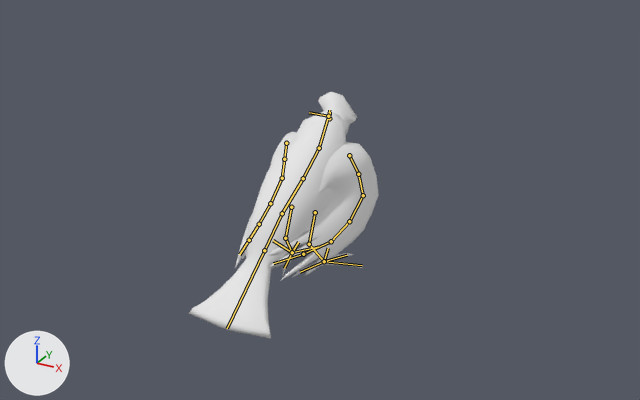
What one commit did to the Blender file Assets/Enemies/Models/Source/vulture.blend.
Camera for both pictures: a 50 mm lens placed at (2.86, -4.82, 3.18), pointed at (0.22, -0.03, 0.79). The axes (+X, +Y, +Z) are drawn at lower left. The lights are the same throughout. Both versions are drawn at frame 0 of the action 'Default'; the numbers are the values there. The bones that bend it are drawn over the model as lines.

In view in the first picture: 'raven_mesh'.
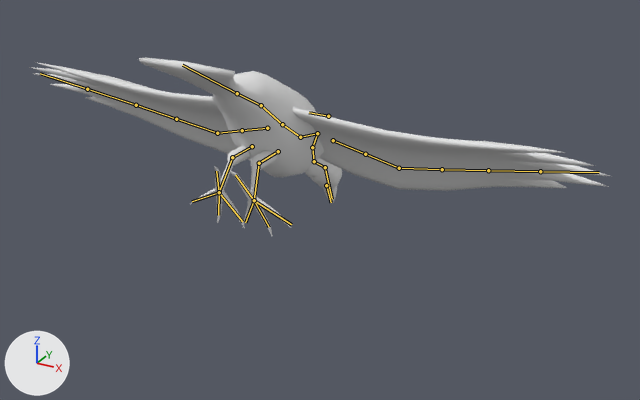
What changed in the scene script:
```text
Change bone_bone:
    where bone_bone = bpy.data.objects['raven_armature'].pose.bones['Bone']  # child of 'ROOT'
    bone_bone.location: (0.0, 0.0, 0.0) -> (0.0, 0.003, -0.183)
    bone_bone.rotation_quaternion: (0.968, -0.031, -0.094, 0.232) -> (0.834, -0.552, 0.0, 0.0)  # degrees (-6, -10, 27) -> degrees (-67, 0, 0)
Change bone_bone_001:
    where bone_bone_001 = bpy.data.objects['raven_armature'].pose.bones['Bone.001']  # child of 'ROOT'
    bone_bone_001.location: (0.0, 0.0, 0.0) -> (0.0, 0.162, 0.086)
    bone_bone_001.rotation_quaternion: (1.0, 0.0, 0.0, 0.0) -> (0.834, 0.552, 0.0, 0.0)  # degrees (0, 0, 0) -> degrees (67, 0, 0)
Change bone_leg_001_r:
    where bone_leg_001_r = bpy.data.objects['raven_armature'].pose.bones['leg.001.R']  # child of 'leg.R'
    bone_leg_001_r.rotation_quaternion: (0.979, 0.006, 0.163, -0.123) -> (0.989, 0.004, 0.118, -0.09)  # degrees (-2, 19, -15) -> degrees (-1, 14, -10)
Change bone_bone_001_l:
    where bone_bone_001_l = bpy.data.objects['raven_armature'].pose.bones['Bone.001_L']  # child of 'Bone.001'
    bone_bone_001_l.rotation_quaternion: (0.808, -0.56, 0.181, 0.017) -> (1.0, 0.0, 0.0, 0.0)  # degrees (-71, 18, -11) -> degrees (0, 0, 0)
    bone_bone_001_l.scale: (0.69, 0.69, 0.69) -> (1.0, 1.0, 1.0)
Change bone_bone_001_l_003:
    where bone_bone_001_l_003 = bpy.data.objects['raven_armature'].pose.bones['Bone.001_L.003']  # child of 'Bone.001_L'
    bone_bone_001_l_003.rotation_quaternion: (0.989, -0.062, 0.002, -0.135) -> (1.0, 0.0, 0.0, 0.0)  # degrees (-7, -1, -15) -> degrees (0, 0, 0)
Change bone_bone_001_l_001:
    where bone_bone_001_l_001 = bpy.data.objects['raven_armature'].pose.bones['Bone.001_L.001']  # child of 'Bone.001_L.003'
    bone_bone_001_l_001.rotation_quaternion: (0.974, -0.051, -0.006, -0.22) -> (1.0, 0.0, 0.0, 0.0)  # degrees (-6, -2, -25) -> degrees (0, 0, 0)
Change bone_bone_001_l_004:
    where bone_bone_001_l_004 = bpy.data.objects['raven_armature'].pose.bones['Bone.001_L.004']  # child of 'Bone.001_L.001'
    bone_bone_001_l_004.rotation_quaternion: (0.988, -0.037, -0.004, -0.151) -> (1.0, 0.0, 0.0, 0.0)  # degrees (-4, -1, -17) -> degrees (0, 0, 0)
Change bone_bone_001_l_002:
    where bone_bone_001_l_002 = bpy.data.objects['raven_armature'].pose.bones['Bone.001_L.002']  # child of 'Bone.001_L.004'
    bone_bone_001_l_002.rotation_quaternion: (0.995, -0.031, 0.002, -0.097) -> (1.0, 0.0, 0.0, 0.0)  # degrees (-4, 0, -11) -> degrees (0, 0, 0)
Change bone_bone_001_l_005:
    where bone_bone_001_l_005 = bpy.data.objects['raven_armature'].pose.bones['Bone.001_L.005']  # child of 'Bone.001_L.002'
    bone_bone_001_l_005.rotation_quaternion: (0.999, -0.012, 0.0, -0.041) -> (1.0, 0.0, 0.0, 0.0)  # degrees (-1, 0, -5) -> degrees (0, 0, 0)
Change bone_bone_001_r:
    where bone_bone_001_r = bpy.data.objects['raven_armature'].pose.bones['Bone.001_R']  # child of 'Bone.001'
    bone_bone_001_r.rotation_quaternion: (0.808, -0.56, -0.181, -0.017) -> (1.0, 0.0, 0.0, 0.0)  # degrees (-71, -18, 11) -> degrees (0, 0, 0)
    bone_bone_001_r.scale: (0.69, 0.69, 0.69) -> (1.0, 1.0, 1.0)
Change bone_bone_001_r_003:
    where bone_bone_001_r_003 = bpy.data.objects['raven_armature'].pose.bones['Bone.001_R.003']  # child of 'Bone.001_R'
    bone_bone_001_r_003.rotation_quaternion: (0.989, -0.062, -0.002, 0.135) -> (1.0, 0.0, 0.0, 0.0)  # degrees (-7, 1, 15) -> degrees (0, 0, 0)
Change bone_bone_001_r_001:
    where bone_bone_001_r_001 = bpy.data.objects['raven_armature'].pose.bones['Bone.001_R.001']  # child of 'Bone.001_R.003'
    bone_bone_001_r_001.rotation_quaternion: (0.974, -0.051, 0.006, 0.22) -> (1.0, 0.0, 0.0, 0.0)  # degrees (-6, 2, 25) -> degrees (0, 0, 0)
Change bone_bone_001_r_004:
    where bone_bone_001_r_004 = bpy.data.objects['raven_armature'].pose.bones['Bone.001_R.004']  # child of 'Bone.001_R.001'
    bone_bone_001_r_004.rotation_quaternion: (0.988, -0.037, 0.004, 0.151) -> (1.0, 0.0, 0.0, 0.0)  # degrees (-4, 1, 17) -> degrees (0, 0, 0)
Change bone_bone_001_r_002:
    where bone_bone_001_r_002 = bpy.data.objects['raven_armature'].pose.bones['Bone.001_R.002']  # child of 'Bone.001_R.004'
    bone_bone_001_r_002.rotation_quaternion: (0.995, -0.031, -0.002, 0.097) -> (1.0, 0.0, 0.0, 0.0)  # degrees (-4, 0, 11) -> degrees (0, 0, 0)
Change bone_bone_001_r_005:
    where bone_bone_001_r_005 = bpy.data.objects['raven_armature'].pose.bones['Bone.001_R.005']  # child of 'Bone.001_R.002'
    bone_bone_001_r_005.rotation_quaternion: (0.999, -0.012, 0.0, 0.041) -> (1.0, 0.0, 0.0, 0.0)  # degrees (-1, 0, 5) -> degrees (0, 0, 0)
```

Location of each change, (x1, y1, x2, y2) in pixels of the pictures (640 x 400 px):
'raven_mesh', posed (204% wider, 27% shorter): before (189, 92, 379, 338); after (30, 57, 610, 236)
bone 'Bone', root to tip: before (328, 116) to (329, 110); after (317, 133) to (312, 147)
bone 'Bone.001', root to tip: before (328, 116) to (319, 148); after (317, 133) to (300, 137)
bone 'leg.001.R', root to tip: before (309, 244) to (324, 261); after (259, 163) to (254, 200)
bone 'Bone.001_L', root to tip: before (349, 155) to (358, 174); after (333, 140) to (365, 154)
bone 'Bone.001_L.003', root to tip: before (358, 174) to (363, 195); after (365, 154) to (399, 168)
bone 'Bone.001_L.001', root to tip: before (363, 195) to (349, 221); after (399, 168) to (442, 169)
bone 'Bone.001_L.004', root to tip: before (349, 221) to (331, 241); after (442, 169) to (488, 170)
bone 'Bone.001_L.002', root to tip: before (331, 241) to (303, 254); after (488, 170) to (540, 171)
bone 'Bone.001_L.005', root to tip: before (303, 254) to (273, 263); after (540, 171) to (599, 172)
bone 'Bone.001_R', root to tip: before (286, 143) to (284, 159); after (267, 128) to (242, 130)
bone 'Bone.001_R.003', root to tip: before (284, 159) to (282, 178); after (242, 130) to (217, 133)
bone 'Bone.001_R.001', root to tip: before (282, 178) to (270, 203); after (217, 133) to (176, 119)
bone 'Bone.001_R.004', root to tip: before (270, 203) to (259, 224); after (176, 119) to (136, 105)
bone 'Bone.001_R.002', root to tip: before (259, 224) to (249, 240); after (136, 105) to (87, 89)
bone 'Bone.001_R.005', root to tip: before (249, 240) to (239, 254); after (87, 89) to (40, 73)
